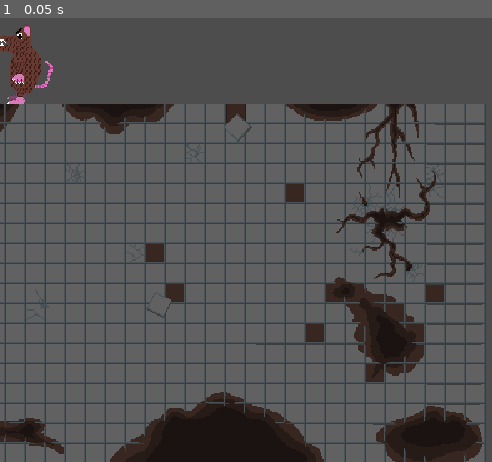
Above: before the commit, frame 1.
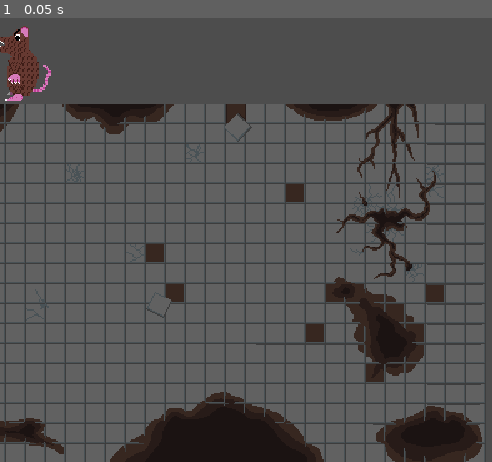
Above: after the commit, the same moment.

Repository: BenBenBenB/godot-testing-2d
Game: Godot game, scene res://scene/entity/rat.tscn
The game is run twice, just before and just after one commit, with the same random seed, the same clock (stepped at 60 frames per second) and the same inputs. This scene is started directly instead of the project's main scene.
Inputs:
- Up to frame 1 (0.05 s): no input

The runs differ from the first frame. In frame 1, 0.6% of the frame differs, in the area x 0-11%, y 1-20%.

Commit message:
scream rat

Diff:
--- a/scene/entity/rat.tscn
+++ b/scene/entity/rat.tscn
@@ -172,6 +172,160 @@
 "transitions": PackedFloat32Array(1),
 "update": 0,
 "values": [-2.84489]
+}
+tracks/14/type = "bezier"
+tracks/14/imported = false
+tracks/14/enabled = true
+tracks/14/path = NodePath("Skeleton2D/torso:position:x")
+tracks/14/interp = 1
+tracks/14/loop_wrap = true
+tracks/14/keys = {
+"handle_modes": PackedInt32Array(0),
+"points": PackedFloat32Array(17.115, -0.25, 0, 0.25, 0),
+"times": PackedFloat32Array(0)
+}
+tracks/15/type = "bezier"
+tracks/15/imported = false
+tracks/15/enabled = true
+tracks/15/path = NodePath("Skeleton2D/torso:position:y")
+tracks/15/interp = 1
+tracks/15/loop_wrap = true
+tracks/15/keys = {
+"handle_modes": PackedInt32Array(0),
+"points": PackedFloat32Array(59, -0.25, 0, 0.25, 0),
+"times": PackedFloat32Array(0)
+}
+tracks/16/type = "bezier"
+tracks/16/imported = false
+tracks/16/enabled = true
+tracks/16/path = NodePath("Skeleton2D/torso/head:position:x")
+tracks/16/interp = 1
+tracks/16/loop_wrap = true
+tracks/16/keys = {
+"handle_modes": PackedInt32Array(0),
+"points": PackedFloat32Array(2.04221, -0.25, 0, 0.25, 0),
+"times": PackedFloat32Array(0)
+}
+tracks/17/type = "bezier"
+tracks/17/imported = false
+tracks/17/enabled = true
+tracks/17/path = NodePath("Skeleton2D/torso/head:position:y")
+tracks/17/interp = 1
+tracks/17/loop_wrap = true
+tracks/17/keys = {
+"handle_modes": PackedInt32Array(0),
+"points": PackedFloat32Array(-29.115, -0.25, 0, 0.25, 0),
+"times": PackedFloat32Array(0)
+}
+tracks/18/type = "bezier"
+tracks/18/imported = false
+tracks/18/enabled = true
+tracks/18/path = NodePath("Skeleton2D/torso/head/jaw:position:x")
+tracks/18/interp = 1
+tracks/18/loop_wrap = true
+tracks/18/keys = {
+"handle_modes": PackedInt32Array(0),
+"points": PackedFloat32Array(0, -0.25, 0, 0.25, 0),
+"times": PackedFloat32Array(0)
+}
+tracks/19/type = "bezier"
+tracks/19/imported = false
+tracks/19/enabled = true
+tracks/19/path = NodePath("Skeleton2D/torso/head/jaw:position:y")
+tracks/19/interp = 1
+tracks/19/loop_wrap = true
+tracks/19/keys = {
+"handle_modes": PackedInt32Array(0),
+"points": PackedFloat32Array(0, -0.25, 0, 0.25, 0),
+"times": PackedFloat32Array(0)
+}
+tracks/20/type = "bezier"
+tracks/20/imported = false
+tracks/20/enabled = true
+tracks/20/path = NodePath("Skeleton2D/torso/front_leg:position:x")
+tracks/20/interp = 1
+tracks/20/loop_wrap = true
+tracks/20/keys = {
+"handle_modes": PackedInt32Array(0),
+"points": PackedFloat32Array(-1.96915, -0.25, 0, 0.25, 0),
+"times": PackedFloat32Array(0)
+}
+tracks/21/type = "bezier"
+tracks/21/imported = false
+tracks/21/enabled = true
+tracks/21/path = NodePath("Skeleton2D/torso/front_leg:position:y")
+tracks/21/interp = 1
+tracks/21/loop_wrap = true
+tracks/21/keys = {
+"handle_modes": PackedInt32Array(0),
+"points": PackedFloat32Array(-0.349908, -0.25, 0, 0.25, 0),
+"times": PackedFloat32Array(0)
+}
+tracks/22/type = "bezier"
+tracks/22/imported = false
+tracks/22/enabled = true
+tracks/22/path = NodePath("Skeleton2D/torso/back_leg:position:x")
+tracks/22/interp = 1
+tracks/22/loop_wrap = true
+tracks/22/keys = {
+"handle_modes": PackedInt32Array(0),
+"points": PackedFloat32Array(-0.0896862, -0.25, 0, 0.25, 0),
+"times": PackedFloat32Array(0)
+}
+tracks/23/type = "bezier"
+tracks/23/imported = false
+tracks/23/enabled = true
+tracks/23/path = NodePath("Skeleton2D/torso/back_leg:position:y")
+tracks/23/interp = 1
+tracks/23/loop_wrap = true
+tracks/23/keys = {
+"handle_modes": PackedInt32Array(0),
+"points": PackedFloat32Array(-5.21106, -0.25, 0, 0.25, 0),
+"times": PackedFloat32Array(0)
+}
+tracks/24/type = "bezier"
+tracks/24/imported = false
+tracks/24/enabled = true
+tracks/24/path = NodePath("Skeleton2D/torso/front_arm:position:x")
+tracks/24/interp = 1
+tracks/24/loop_wrap = true
+tracks/24/keys = {
+"handle_modes": PackedInt32Array(0),
+"points": PackedFloat32Array(-4.29227, -0.25, 0, 0.25, 0),
+"times": PackedFloat32Array(0)
+}
+tracks/25/type = "bezier"
+tracks/25/imported = false
+tracks/25/enabled = true
+tracks/25/path = NodePath("Skeleton2D/torso/front_arm:position:y")
+tracks/25/interp = 1
+tracks/25/loop_wrap = true
+tracks/25/keys = {
+"handle_modes": PackedInt32Array(0),
+"points": PackedFloat32Array(-19.115, -0.25, 0, 0.25, 0),
+"times": PackedFloat32Array(0)
+}
+tracks/26/type = "bezier"
+tracks/26/imported = false
+tracks/26/enabled = true
+tracks/26/path = NodePath("Skeleton2D/torso/back_arm:position:x")
+tracks/26/interp = 1
+tracks/26/loop_wrap = true
+tracks/26/keys = {
+"handle_modes": PackedInt32Array(0),
+"points": PackedFloat32Array(-0.638748, -0.25, 0, 0.25, 0),
+"times": PackedFloat32Array(0)
+}
+tracks/27/type = "bezier"
+tracks/27/imported = false
+tracks/27/enabled = true
+tracks/27/path = NodePath("Skeleton2D/torso/back_arm:position:y")
+tracks/27/interp = 1
+tracks/27/loop_wrap = true
+tracks/27/keys = {
+"handle_modes": PackedInt32Array(0),
+"points": PackedFloat32Array(-24.115, -0.25, 0, 0.25, 0),
+"times": PackedFloat32Array(0)
 }
 
 [sub_resource type="Animation" id="Animation_qrfbo"]
@@ -653,11 +807,185 @@
 "values": [2.28393, 0.14521]
 }
 
+[sub_resource type="Animation" id="Animation_3nbeo"]
+resource_name = "scream"
+length = 4.5
+loop_mode = 2
+tracks/0/type = "value"
+tracks/0/imported = false
+tracks/0/enabled = true
+tracks/0/path = NodePath("Skeleton2D/torso:position")
+tracks/0/interp = 1
+tracks/0/loop_wrap = true
+tracks/0/keys = {
+"times": PackedFloat32Array(0),
+"transitions": PackedFloat32Array(1),
+"update": 0,
+"values": [Vector2(17.115, 59)]
+}
+tracks/1/type = "value"
+tracks/1/imported = false
+tracks/1/enabled = true
+tracks/1/path = NodePath("Skeleton2D/torso:rotation")
+tracks/1/interp = 1
+tracks/1/loop_wrap = true
+tracks/1/keys = {
+"times": PackedFloat32Array(0, 0.2, 0.5),
+"transitions": PackedFloat32Array(1, 1, 1),
+"update": 0,
+"values": [-1.5708, -1.65092, -1.5708]
+}
+tracks/2/type = "value"
+tracks/2/imported = false
+tracks/2/enabled = true
+tracks/2/path = NodePath("Skeleton2D/torso/head:position")
+tracks/2/interp = 1
+tracks/2/loop_wrap = true
+tracks/2/keys = {
+"times": PackedFloat32Array(0, 0.2, 0.5, 0.9, 1.3, 1.7, 2.1, 2.5, 2.9, 3.3, 3.7, 4.1, 4.5),
+"transitions": PackedFloat32Array(1, 1, 1, 1, 1, 1, 1, 1, 1, 1, 1, 1, 1),
+"update": 0,
+"values": [Vector2(2.04221, -29.115), Vector2(2.04221, -29.115), Vector2(3, -29.115), Vector2(2, -29.115), Vector2(3, -29.115), Vector2(2, -29.115), Vector2(3, -29.115), Vector2(2, -29.115), Vector2(3, -29.115), Vector2(2, -29.115), Vector2(3, -29.115), Vector2(2, -29.115), Vector2(3, -29.115)]
+}
+tracks/3/type = "value"
+tracks/3/imported = false
+tracks/3/enabled = true
+tracks/3/path = NodePath("Skeleton2D/torso/head:rotation")
+tracks/3/interp = 1
+tracks/3/loop_wrap = true
+tracks/3/keys = {
+"times": PackedFloat32Array(0, 0.2, 0.5),
+"transitions": PackedFloat32Array(1, 1, 1),
+"update": 0,
+"values": [1.5708, 1.5708, 1.74241]
+}
+tracks/4/type = "value"
+tracks/4/imported = false
+tracks/4/enabled = true
+tracks/4/path = NodePath("Skeleton2D/torso/head/jaw:position")
+tracks/4/interp = 1
+tracks/4/loop_wrap = true
+tracks/4/keys = {
+"times": PackedFloat32Array(0, 0.2, 0.5),
+"transitions": PackedFloat32Array(1, 1, 1),
+"update": 0,
+"values": [Vector2(0, 0), Vector2(0, 0), Vector2(0.181231, 8.08786)]
+}
+tracks/5/type = "value"
+tracks/5/imported = false
+tracks/5/enabled = true
+tracks/5/path = NodePath("Skeleton2D/torso/head/jaw:rotation")
+tracks/5/interp = 1
+tracks/5/loop_wrap = true
+tracks/5/keys = {
+"times": PackedFloat32Array(0, 0.2, 0.5),
+"transitions": PackedFloat32Array(1, 1, 1),
+"update": 0,
+"values": [-2.84489, -2.84489, -3.18478]
+}
+tracks/6/type = "value"
+tracks/6/imported = false
+tracks/6/enabled = true
+tracks/6/path = NodePath("Skeleton2D/torso/front_leg:position")
+tracks/6/interp = 1
+tracks/6/loop_wrap = true
+tracks/6/keys = {
+"times": PackedFloat32Array(0),
+"transitions": PackedFloat32Array(1),
+"update": 0,
+"values": [Vector2(-1.96915, -0.349908)]
+}
+tracks/7/type = "value"
+tracks/7/imported = false
+tracks/7/enabled = true
+tracks/7/path = NodePath("Skeleton2D/torso/front_leg:rotation")
+tracks/7/interp = 1
+tracks/7/loop_wrap = true
+tracks/7/keys = {
+"times": PackedFloat32Array(0, 0.2, 0.5),
+"transitions": PackedFloat32Array(1, 1, 1),
+"update": 0,
+"values": [1.5708, 1.64871, 1.5708]
+}
+tracks/8/type = "value"
+tracks/8/imported = false
+tracks/8/enabled = true
+tracks/8/path = NodePath("Skeleton2D/torso/back_leg:position")
+tracks/8/interp = 1
+tracks/8/loop_wrap = true
+tracks/8/keys = {
+"times": PackedFloat32Array(0),
+"transitions": PackedFloat32Array(1),
+"update": 0,
+"values": [Vector2(-0.0896862, -5.21106)]
+}
+tracks/9/type = "value"
+tracks/9/imported = false
+tracks/9/enabled = true
+tracks/9/path = NodePath("Skeleton2D/torso/back_leg:rotation")
+tracks/9/interp = 1
+tracks/9/loop_wrap = true
+tracks/9/keys = {
+"times": PackedFloat32Array(0, 0.2, 0.5),
+"transitions": PackedFloat32Array(1, 1, 1),
+"update": 0,
+"values": [1.5708, 1.64865, 1.5708]
+}
+tracks/10/type = "value"
+tracks/10/imported = false
+tracks/10/enabled = true
+tracks/10/path = NodePath("Skeleton2D/torso/front_arm:position")
+tracks/10/interp = 1
+tracks/10/loop_wrap = true
+tracks/10/keys = {
+"times": PackedFloat32Array(0),
+"transitions": PackedFloat32Array(1),
+"update": 0,
+"values": [Vector2(-4.29227, -19.115)]
+}
+tracks/11/type = "value"
+tracks/11/imported = false
+tracks/11/enabled = true
+tracks/11/path = NodePath("Skeleton2D/torso/front_arm:rotation")
+tracks/11/interp = 1
+tracks/11/loop_wrap = true
+tracks/11/keys = {
+"times": PackedFloat32Array(0, 0.2, 0.5),
+"transitions": PackedFloat32Array(1, 1, 1),
+"update": 0,
+"values": [2.52525, 2.73955, 2.52525]
+}
+tracks/12/type = "value"
+tracks/12/imported = false
+tracks/12/enabled = true
+tracks/12/path = NodePath("Skeleton2D/torso/back_arm:position")
+tracks/12/interp = 1
+tracks/12/loop_wrap = true
+tracks/12/keys = {
+"times": PackedFloat32Array(0),
+"transitions": PackedFloat32Array(1),
+"update": 0,
+"values": [Vector2(-0.638748, -24.115)]
+}
+tracks/13/type = "value"
+tracks/13/imported = false
+tracks/13/enabled = true
+tracks/13/path = NodePath("Skeleton2D/torso/back_arm:rotation")
+tracks/13/interp = 1
+tracks/13/loop_wrap = true
+tracks/13/keys = {
+"times": PackedFloat32Array(0, 0.2, 0.5),
+"transitions": PackedFloat32Array(1, 1, 1),
+"update": 0,
+"values": [2.28393, 2.51956, 2.28393]
+}
+
 [sub_resource type="AnimationLibrary" id="AnimationLibrary_iml8x"]
 _data = {
 "RESET": SubResource("Animation_osjiu"),
 "flop": SubResource("Animation_qrfbo"),
 "idle_stand": SubResource("Animation_gsw0f"),
+"scream": SubResource("Animation_3nbeo"),
 "stand": SubResource("Animation_fxx1t")
 }
 
@@ -732,12 +1060,12 @@
 [node name="Skeleton2D" type="Skeleton2D" parent="."]
 
 [node name="torso" type="Bone2D" parent="Skeleton2D"]
-position = Vector2(19, 56)
+position = Vector2(17.115, 59)
 rest = Transform2D(1, 0, 0, 1, 19, 56)
 editor_settings/show_bone_gizmo = false
 
 [node name="head" type="Bone2D" parent="Skeleton2D/torso"]
-position = Vector2(2, -27)
+position = Vector2(2.04221, -29.115)
 rest = Transform2D(1, 0, 0, 1, 2, -27)
 editor_settings/show_bone_gizmo = false
 
@@ -748,24 +1076,24 @@
 editor_settings/show_bone_gizmo = false
 
 [node name="front_leg" type="Bone2D" parent="Skeleton2D/torso"]
-position = Vector2(-2, 5)
+position = Vector2(-1.96915, -0.349908)
+scale = Vector2(1, 1)
 rest = Transform2D(1, 0, 0, 1, -2, 5)
 editor_settings/show_bone_gizmo = false
 
 [node name="back_leg" type="Bone2D" parent="Skeleton2D/torso"]
-position = Vector2(-2, 1)
-scale = Vector2(1, 1)
+position = Vector2(-0.0896862, -5.21106)
 rest = Transform2D(1, 0, 0, 1, -2, 1)
 editor_settings/show_bone_gizmo = false
 
 [node name="front_arm" type="Bone2D" parent="Skeleton2D/torso"]
-position = Vector2(-3, -16)
-scale = Vector2(1, 1)
+position = Vector2(-4.29227, -19.115)
 rest = Transform2D(1, 0, 0, 1, -3, -16)
 editor_settings/show_bone_gizmo = false
 
 [node name="back_arm" type="Bone2D" parent="Skeleton2D/torso"]
-position = Vector2(-3, -18)
+position = Vector2(-0.638748, -24.115)
+scale = Vector2(1, 1)
 rest = Transform2D(1, 0, 0, 1, -3, -18)
 editor_settings/show_bone_gizmo = false
 
Not shown: 1 places in scene/entity/rat.tscn that only renumber resources
